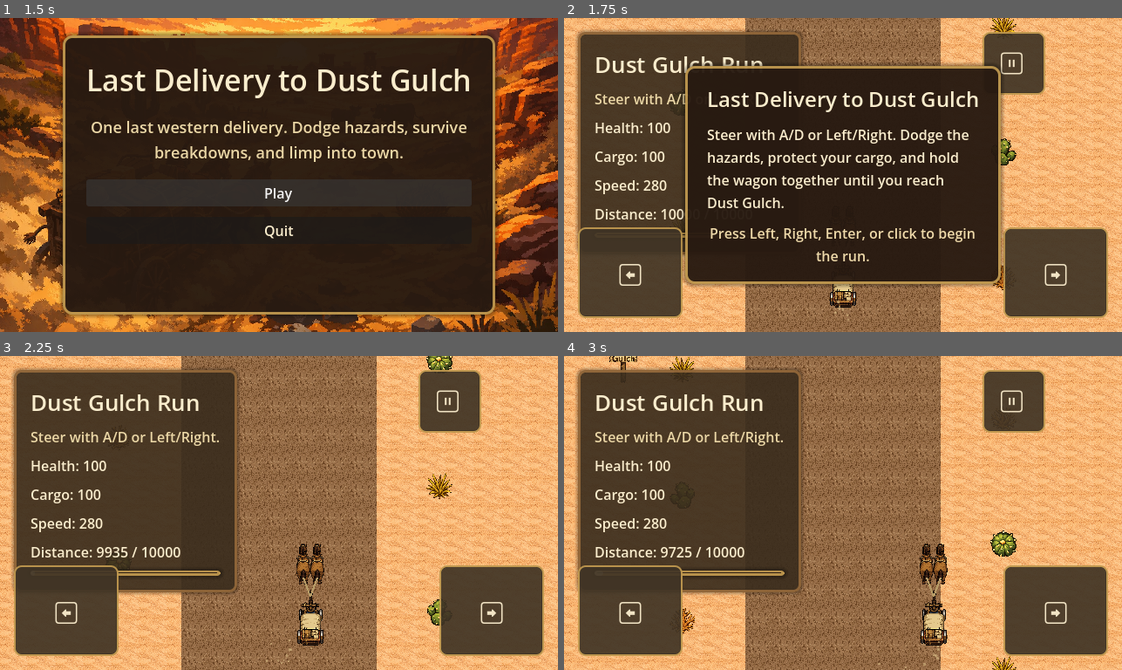
Above: before the commit, frames 1-4 (two rows, left to right).
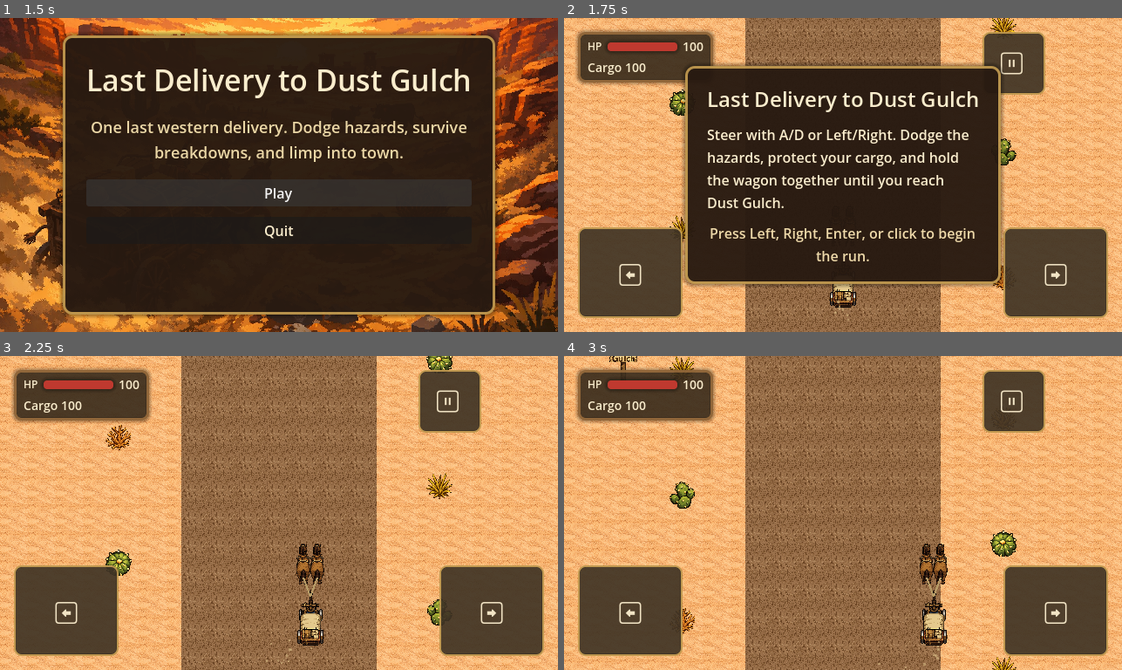
Above: after the commit, the same moments.

Repository: bbenefield89/The-Last-Delivery-to-Dust-Gulch
Game: Godot game, scene res://Scenes/AppRoot/AppRoot.tscn
Two runs of this game, one before a commit and one after it. Both use one fixed random seed, a clock stepped at 60 frames per second and the inputs below. Sound files missing from this copy of the repository are replaced by a short silence.
Inputs (mouse positions are in pixels of both pictures, inside the frame that each line leads up to):
- Up to frame 1 (1.5 s): click "Play" at 0.5 s; click "Play" at 1.25 s
- Up to frame 2 (1.75 s): no input
- Up to frame 3 (2.25 s): tap Enter (ui_accept) at 2 s; move the mouse to (401, 497) at 2.02 s; hold D (steer_right) from 2.03 s (still down); tap T (return_to_title) at 2.1 s; click (401, 497) at 2.17 s
- Up to frame 4 (3 s): tap Enter (ui_accept) at 2.27 s; release D (steer_right) at 2.75 s; drag from (731, 528) to (815, 575) at 2.77 s

Frame 1 is identical in both runs. In frame 2, 12% of the frame differs, in the area x 2-43%, y 3-76%; in frame 3, 24%; in frame 4, 24%, in the area x 2-43%, y 3-77%.

Commit message:
feat(ui): compact the run hud

Diff:
--- a/Scenes/RunScene/RunScene.tscn
+++ b/Scenes/RunScene/RunScene.tscn
@@ -47,6 +47,13 @@
 shadow_color = Color(0, 0, 0, 0.34)
 shadow_size = 5
 
+[sub_resource type="StyleBoxFlat" id="StyleBoxFlat_health_fill"]
+bg_color = Color(0.74902, 0.223529, 0.184314, 1)
+corner_radius_top_left = 4
+corner_radius_top_right = 4
+corner_radius_bottom_right = 4
+corner_radius_bottom_left = 4
+
 [node name="RunScene" type="Node2D"]
 script = ExtResource("1_4n0rj")
 
@@ -165,63 +172,59 @@
 [node name="HUDPanel" type="PanelContainer" parent="HUDLayer"]
 offset_left = 16.0
 offset_top = 16.0
-offset_right = 236.0
-offset_bottom = 170.0
+offset_right = 156.0
+offset_bottom = 72.0
 theme_override_styles/panel = SubResource("StyleBoxFlat_hud_panel")
 
 [node name="MarginContainer" type="MarginContainer" parent="HUDLayer/HUDPanel"]
 layout_mode = 2
-theme_override_constants/margin_left = 16
-theme_override_constants/margin_top = 16
-theme_override_constants/margin_right = 16
-theme_override_constants/margin_bottom = 16
+theme_override_constants/margin_left = 8
+theme_override_constants/margin_top = 4
+theme_override_constants/margin_right = 8
+theme_override_constants/margin_bottom = 4
 
 [node name="VBoxContainer" type="VBoxContainer" parent="HUDLayer/HUDPanel/MarginContainer"]
 layout_mode = 2
-theme_override_constants/separation = 10
-
-[node name="TitleLabel" type="Label" parent="HUDLayer/HUDPanel/MarginContainer/VBoxContainer"]
-layout_mode = 2
-theme_override_colors/font_color = Color(0.980392, 0.929412, 0.803922, 1)
-theme_override_font_sizes/font_size = 26
-text = "Dust Gulch Run"
-
-[node name="HintLabel" type="Label" parent="HUDLayer/HUDPanel/MarginContainer/VBoxContainer"]
-layout_mode = 2
-theme_override_colors/font_color = Color(0.921569, 0.843137, 0.65098, 1)
-text = "Steer with A/D or Left/Right."
-
-[node name="HealthLabel" type="Label" parent="HUDLayer/HUDPanel/MarginContainer/VBoxContainer"]
-unique_name_in_owner = true
-layout_mode = 2
-theme_override_colors/font_color = Color(0.980392, 0.929412, 0.803922, 1)
-text = "Health: --"
+theme_override_constants/separation = 4
+
+[node name="HealthRow" type="HBoxContainer" parent="HUDLayer/HUDPanel/MarginContainer/VBoxContainer"]
+layout_mode = 2
+theme_override_constants/separation = 6
+
+[node name="HealthTag" type="Label" parent="HUDLayer/HUDPanel/MarginContainer/VBoxContainer/HealthRow"]
+layout_mode = 2
+theme_override_colors/font_color = Color(0.980392, 0.929412, 0.803922, 1)
+theme_override_font_sizes/font_size = 12
+text = "HP"
+
+[node name="HealthBarMargin" type="MarginContainer" parent="HUDLayer/HUDPanel/MarginContainer/VBoxContainer/HealthRow"]
+layout_mode = 2
+size_flags_horizontal = 3
+theme_override_constants/margin_top = 5
+
+[node name="HealthBar" type="ProgressBar" parent="HUDLayer/HUDPanel/MarginContainer/VBoxContainer/HealthRow/HealthBarMargin"]
+unique_name_in_owner = true
+custom_minimum_size = Vector2(80, 10)
+layout_mode = 2
+theme_override_styles/background = SubResource("StyleBoxFlat_recovery_panel")
+theme_override_styles/fill = SubResource("StyleBoxFlat_health_fill")
+max_value = 100.0
+value = 100.0
+show_percentage = false
+
+[node name="HealthLabel" type="Label" parent="HUDLayer/HUDPanel/MarginContainer/VBoxContainer/HealthRow"]
+unique_name_in_owner = true
+layout_mode = 2
+theme_override_colors/font_color = Color(0.980392, 0.929412, 0.803922, 1)
+theme_override_font_sizes/font_size = 14
+text = "--"
 
 [node name="CargoLabel" type="Label" parent="HUDLayer/HUDPanel/MarginContainer/VBoxContainer"]
 unique_name_in_owner = true
 layout_mode = 2
 theme_override_colors/font_color = Color(0.980392, 0.929412, 0.803922, 1)
-text = "Cargo: --"
-
-[node name="SpeedLabel" type="Label" parent="HUDLayer/HUDPanel/MarginContainer/VBoxContainer"]
-unique_name_in_owner = true
-layout_mode = 2
-theme_override_colors/font_color = Color(0.980392, 0.929412, 0.803922, 1)
-text = "Speed: --"
-
-[node name="ProgressLabel" type="Label" parent="HUDLayer/HUDPanel/MarginContainer/VBoxContainer"]
-unique_name_in_owner = true
-layout_mode = 2
-theme_override_colors/font_color = Color(0.980392, 0.929412, 0.803922, 1)
-text = "Distance: --"
-
-[node name="ProgressBar" type="ProgressBar" parent="HUDLayer/HUDPanel/MarginContainer/VBoxContainer"]
-unique_name_in_owner = true
-layout_mode = 2
-theme_override_styles/background = SubResource("StyleBoxFlat_recovery_panel")
-max_value = 100.0
-value = 0.0
-show_percentage = false
+theme_override_font_sizes/font_size = 14
+text = "Cargo --"
 
 [node name="TouchLayer" type="CanvasLayer" parent="."]
 unique_name_in_owner = true
--- a/Scenes/RunScene/run_scene.gd
+++ b/Scenes/RunScene/run_scene.gd
@@ -130,11 +130,9 @@
 @onready var _horse_left_sprite: Sprite2D = $World/Wagon/HorseTeam/HorseLeft
 @onready var _horse_right_sprite: Sprite2D = $World/Wagon/HorseTeam/HorseRight
 @onready var _dust_trail: CPUParticles2D = %DustTrail
+@onready var _health_bar: ProgressBar = %HealthBar
 @onready var _health_label: Label = %HealthLabel
 @onready var _cargo_label: Label = %CargoLabel
-@onready var _speed_label: Label = %SpeedLabel
-@onready var _progress_label: Label = %ProgressLabel
-@onready var _progress_bar: ProgressBar = %ProgressBar
 @onready var _touch_layer: CanvasLayer = %TouchLayer
 @onready var _touch_left_button: Button = %TouchLeft
 @onready var _touch_right_button: Button = %TouchRight
@@ -408,27 +406,21 @@
 	_refresh_touch_controls()
 	_refresh_audio_presentation()
 
-
+## Refreshes the compact run HUD values from the bound run state.
 func _refresh_status() -> void:
-	if _health_label == null or _cargo_label == null or _speed_label == null or _progress_label == null or _progress_bar == null:
-		return
-
-	if _run_state == null:
-		_health_label.text = "Health: --"
-		_cargo_label.text = "Cargo: --"
-		_speed_label.text = "Speed: --"
-		_progress_label.text = "Distance: --"
-		_progress_bar.value = 0.0
-		return
-
-	_health_label.text = "Health: %d" % _run_state.wagon_health
-	_cargo_label.text = "Cargo: %d" % _run_state.cargo_value
-	_speed_label.text = "Speed: %.0f" % _run_state.current_speed
-	_progress_label.text = "Distance: %.0f / %.0f" % [
-		_run_state.distance_remaining,
-		_run_state.route_distance,
-	]
-	_progress_bar.value = _run_state.get_delivery_progress_ratio() * 100.0
+	if _health_bar == null or _health_label == null or _cargo_label == null:
+		return
+
+	if _run_state == null:
+		_health_bar.value = 0.0
+		_health_label.text = "--"
+		_cargo_label.text = "Cargo --"
+		return
+
+	_health_bar.max_value = 100.0
+	_health_bar.value = _run_state.wagon_health
+	_health_label.text = "%d" % _run_state.wagon_health
+	_cargo_label.text = "Cargo %d" % _run_state.cargo_value
 
 
 ## Shows only the active recovery sequence prompt when gameplay allows it.
--- a/Tests/Unit/test_run_scene.gd
+++ b/Tests/Unit/test_run_scene.gd
@@ -51,21 +51,23 @@
 	state.distance_remaining = 876.0
 	state.wagon_health = 77
 	state.cargo_value = 63
-	state.current_speed = 345.0
 	state.lateral_position = 12.0
 	state.active_failure = &"wheel_loose"
 	scene.setup(state)
 
+	var health_tag: Label = scene.get_node("HUDLayer/HUDPanel/MarginContainer/VBoxContainer/HealthRow/HealthTag")
+	var health_bar_margin: MarginContainer = scene.get_node("HUDLayer/HUDPanel/MarginContainer/VBoxContainer/HealthRow/HealthBarMargin")
+	var health_bar: ProgressBar = scene.get_node("%HealthBar")
 	var health_label: Label = scene.get_node("%HealthLabel")
 	var cargo_label: Label = scene.get_node("%CargoLabel")
-	var speed_label: Label = scene.get_node("%SpeedLabel")
-	var progress_label: Label = scene.get_node("%ProgressLabel")
-	var progress_bar: ProgressBar = scene.get_node("%ProgressBar")
-	assert_eq(health_label.text, "Health: 77")
-	assert_eq(cargo_label.text, "Cargo: 63")
-	assert_eq(speed_label.text, "Speed: 345")
-	assert_eq(progress_label.text, "Distance: 876 / 500")
-	assert_almost_eq(progress_bar.value, 0.0, 0.01)
+	assert_eq(health_tag.text, "HP")
+	assert_eq(health_bar_margin.get_theme_constant("margin_top"), 5)
+	assert_eq(health_label.text, "77")
+	assert_eq(cargo_label.text, "Cargo 63")
+	assert_eq(health_bar.value, 77.0)
+	assert_false(scene.has_node("%SpeedLabel"))
+	assert_false(scene.has_node("%ProgressLabel"))
+	assert_false(scene.has_node("%ProgressBar"))
 	assert_false(scene.has_node("%OutcomeLabel"))
 
 
@@ -839,17 +841,26 @@
 	assert_eq(state.recovery_cooldown_remaining, 0.0)
 
 
-func test_progress_bar_tracks_delivery_completion_ratio() -> void:
-	var scene = RUN_SCENE.instantiate()
-	add_child_autofree(scene)
-	await wait_process_frames(1)
-
-	var state := RunStateType.new()
-	state.distance_remaining = 125.0
-	scene.setup(state)
-
-	var progress_bar: ProgressBar = scene.get_node("%ProgressBar")
-	assert_almost_eq(progress_bar.value, 75.0, 0.01)
+func test_step1_hud_panel_only_contains_health_and_cargo() -> void:
+	var scene = RUN_SCENE.instantiate()
+	add_child_autofree(scene)
+	await wait_process_frames(1)
+
+	var hud_panel: PanelContainer = scene.get_node("HUDLayer/HUDPanel")
+	var health_tag: Label = scene.get_node("HUDLayer/HUDPanel/MarginContainer/VBoxContainer/HealthRow/HealthTag")
+	var health_bar: ProgressBar = scene.get_node("%HealthBar")
+	var health_label: Label = scene.get_node("%HealthLabel")
+	var cargo_label: Label = scene.get_node("%CargoLabel")
+
+	assert_eq(hud_panel.size.x, 140.0)
+	assert_true(hud_panel.size.y <= 58.0)
+	assert_eq(health_tag.text, "HP")
+	assert_not_null(health_bar)
+	assert_not_null(health_label)
+	assert_not_null(cargo_label)
+	assert_false(scene.has_node("%SpeedLabel"))
+	assert_false(scene.has_node("%ProgressLabel"))
+	assert_false(scene.has_node("%ProgressBar"))
 
 
 func test_touch_controls_exist_in_scene_corners_with_mobile_friendly_sizing() -> void:
Not shown: 1 places in Scenes/RunScene/RunScene.tscn that only renumber resources
Not shown, changed: kanban_tasks_data.kanban
